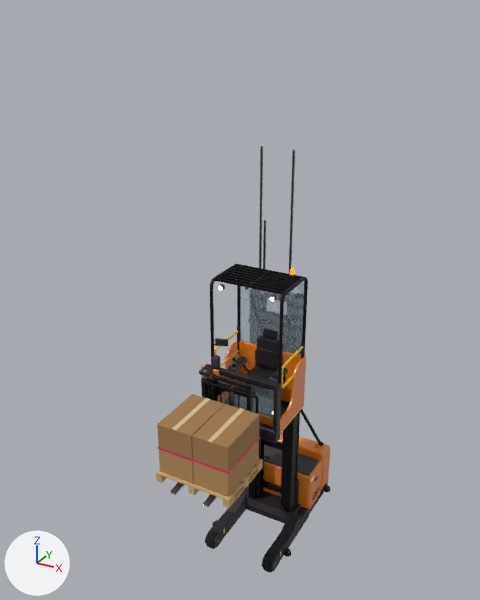
A saved change to the glTF model truck-finder/nct-truck-finder/assets/models/vna.glb.
Rendered twice from a 50 mm camera at (4.17, -8.52, 8.61) aimed at (-0.29, -0.42, 4.56). Every picture has the same lights, and +X, +Y and +Z are marked at lower left. The picture after the commit comes second. Both versions are drawn at frame 24 of the action 'lift'; the numbers are the values there.

In view in the first picture: 'cab_car', 'm_inn', 'pal_top', 'piv_sleeve', 'seat_base', 'slab' and 6 more.
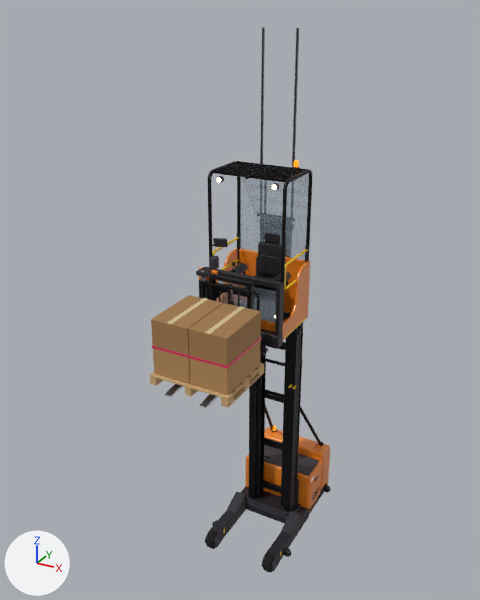
ob_lift is not drawn itself; it is the parent of ob_cab_car, ob_chain_f, ob_chain_f_001, ob_seat, ob_turret.

Patch to the scene script:
```diff
--- a/truck-finder/nct-truck-finder/assets/models/vna.glb.py
+++ b/truck-finder/nct-truck-finder/assets/models/vna.glb.py
@@ ob_lift @@
 ob_lift = bpy.data.objects.new('lift', None)
-ob_lift.location = (0.0, 0.0, 2.3)
+ob_lift.location = (0.0, 0.0, 3.9)
```

What differs and where, as boxes (x1, y1, x2, y2) in the pictures (480 x 600 px):
'cab_car', moved: before (199, 264, 308, 443); after (196, 160, 312, 349)
'pal_top', moved: before (156, 394, 263, 508); after (150, 295, 264, 408)
'seat_base', moved: before (246, 328, 283, 381); after (254, 233, 286, 280)
'piv_sleeve', moved: before (170, 374, 255, 507); after (165, 274, 256, 408)
'br_side', moved: before (202, 380, 259, 414); after (199, 280, 260, 311)
'chain_f_s.001', moved: before (289, 150, 295, 274); after (292, 28, 299, 168)
'chain_f_s', moved: before (259, 146, 263, 269); after (260, 27, 265, 164)
